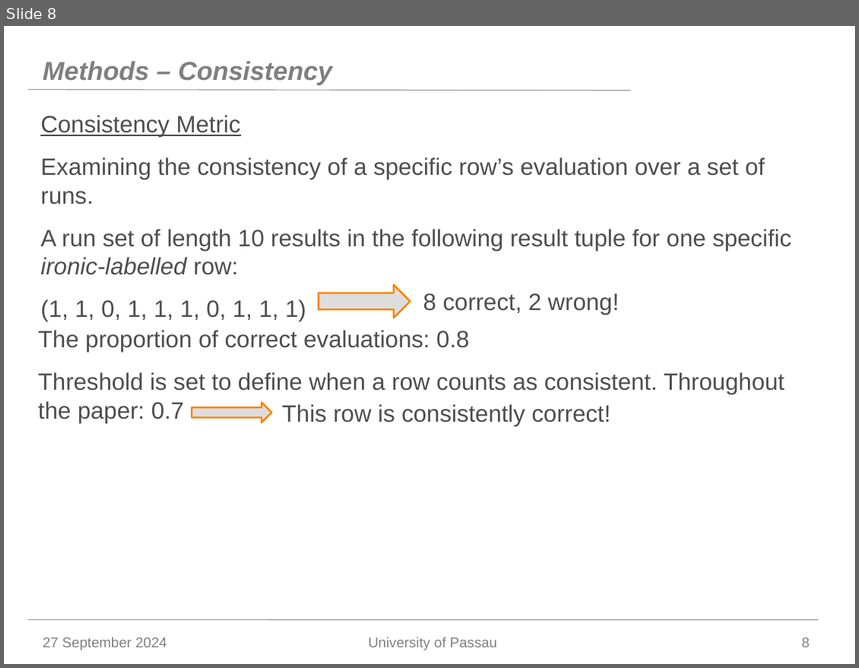
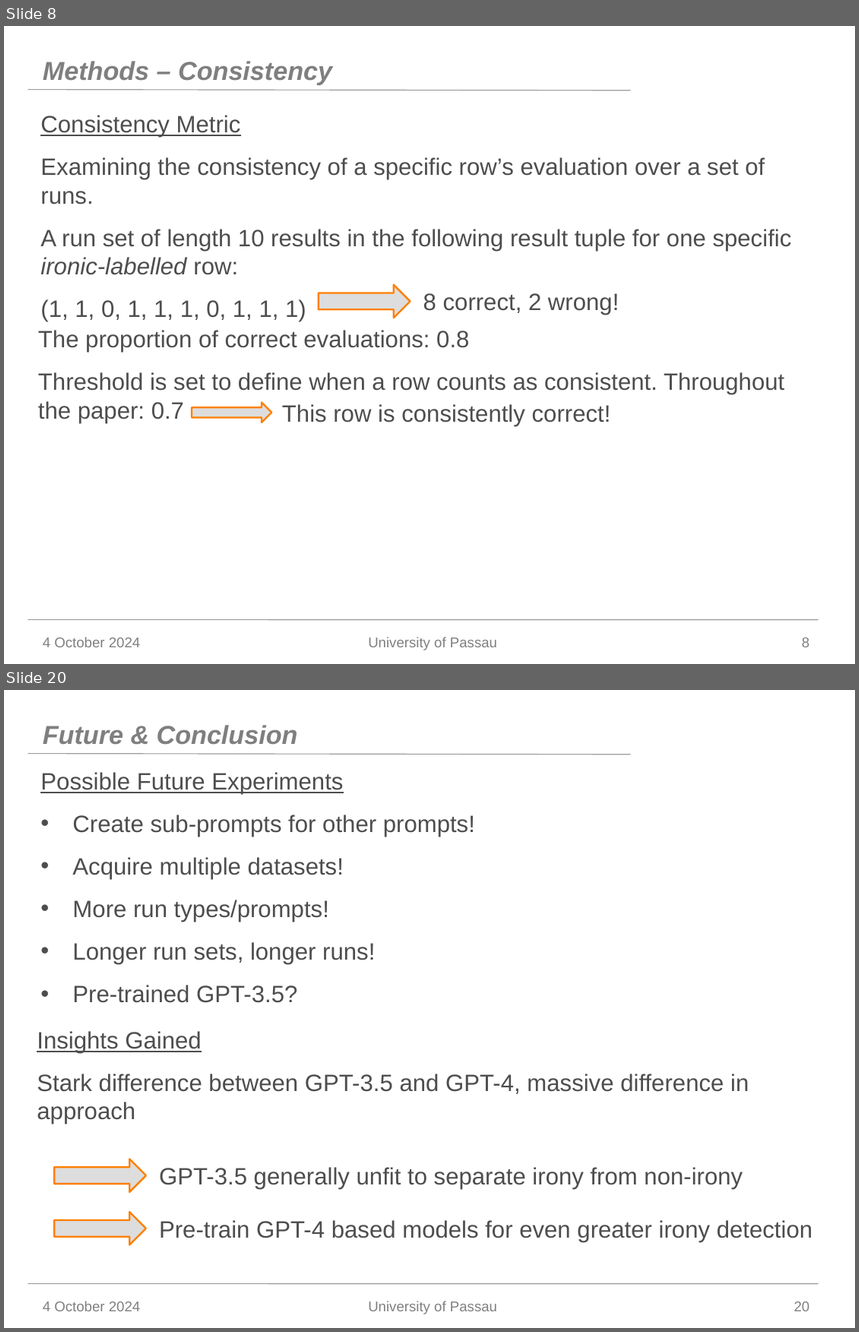
Before and after one commit to Jonas-Barth/bachelor, a slide deck: Writing/Präsentation.pptx. Shown one above the other, each under a label of ours: slide 8 before the commit, slides 8 and 20 after it; the slides between them are not shown. The pictures are 859x668 and 859x1332 pixels, drawn with LibreOffice and Linux fonts; fonts in the diff are those of the drawing; background and template pictures are left out. Boxes give left, top, right and bottom in pixels: in the first picture for what was removed or moved away, otherwise in the second. Text is boxed around its words. In the diff, an @@ line names an element or a change of style, - is before the commit and + after.

```diff
--- a/Writing/Präsentation.pptx
+++ b/Writing/Präsentation.pptx
@@ slide 20 added at box(4, 690, 855, 1328), background #FFFFFF; not listed: 2 template elements that a slide beside it also shows @@
@@ title added at box(43, 725, 298, 745), 22 pt, text #7F7F7F, bold, italic @@
+Future & Conclusion
@@ text added at box(40, 772, 475, 1003), 20 pt, text #4D4D4D @@
+Possible Future Experiments
+• Create sub-prompts for other prompts!
+• Acquire multiple datasets!
+• More run types/prompts!
+• Longer run sets, longer runs!
+• Pre-trained GPT-3.5?
@@ text added at box(37, 1031, 749, 1124), 20 pt, text #4D4D4D @@
+Insights Gained
+Stark difference between GPT-3.5 and GPT-4, massive difference in approach
@@ left arrow added at box(54, 1159, 146, 1192), fill #DDDDDD, outline #FF7F00 1.5 pt @@
@@ text added at box(159, 1167, 743, 1189), 20 pt, text #4D4D4D @@
+GPT-3.5 generally unfit to separate irony from non-irony
@@ left arrow added at box(54, 1212, 146, 1245), fill #DDDDDD, outline #FF7F00 1.5 pt @@
@@ text added at box(159, 1220, 813, 1243), 20 pt, text #4D4D4D @@
+Pre-train GPT-4 based models for even greater irony detection
@@ text added at box(43, 1301, 140, 1312), 12 pt, text #7F7F7F @@
+4 October 2024
@@ text added at box(368, 1301, 497, 1315), 12 pt, text #7F7F7F @@
+University of Passau
@@ page number added at box(794, 1302, 810, 1312), 12 pt, text #7F7F7F @@
+20
@@ slide 8 changed as well @@
@@ text at box(43, 637, 140, 648): text changed @@
-27 September 2024
+4 October 2024
```
Also in this commit, not shown: 7 other slides changed, 11 other slides added, 2 slides removed.
